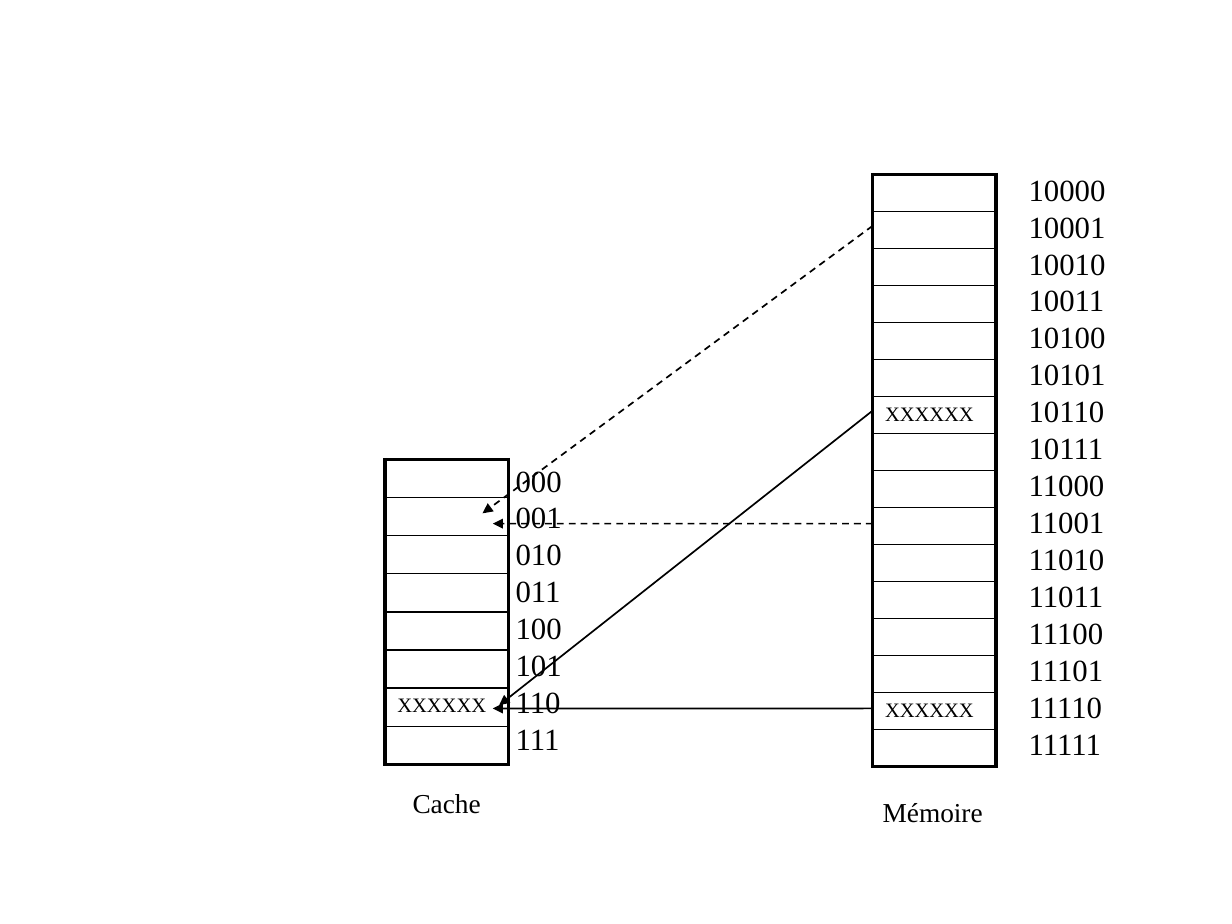
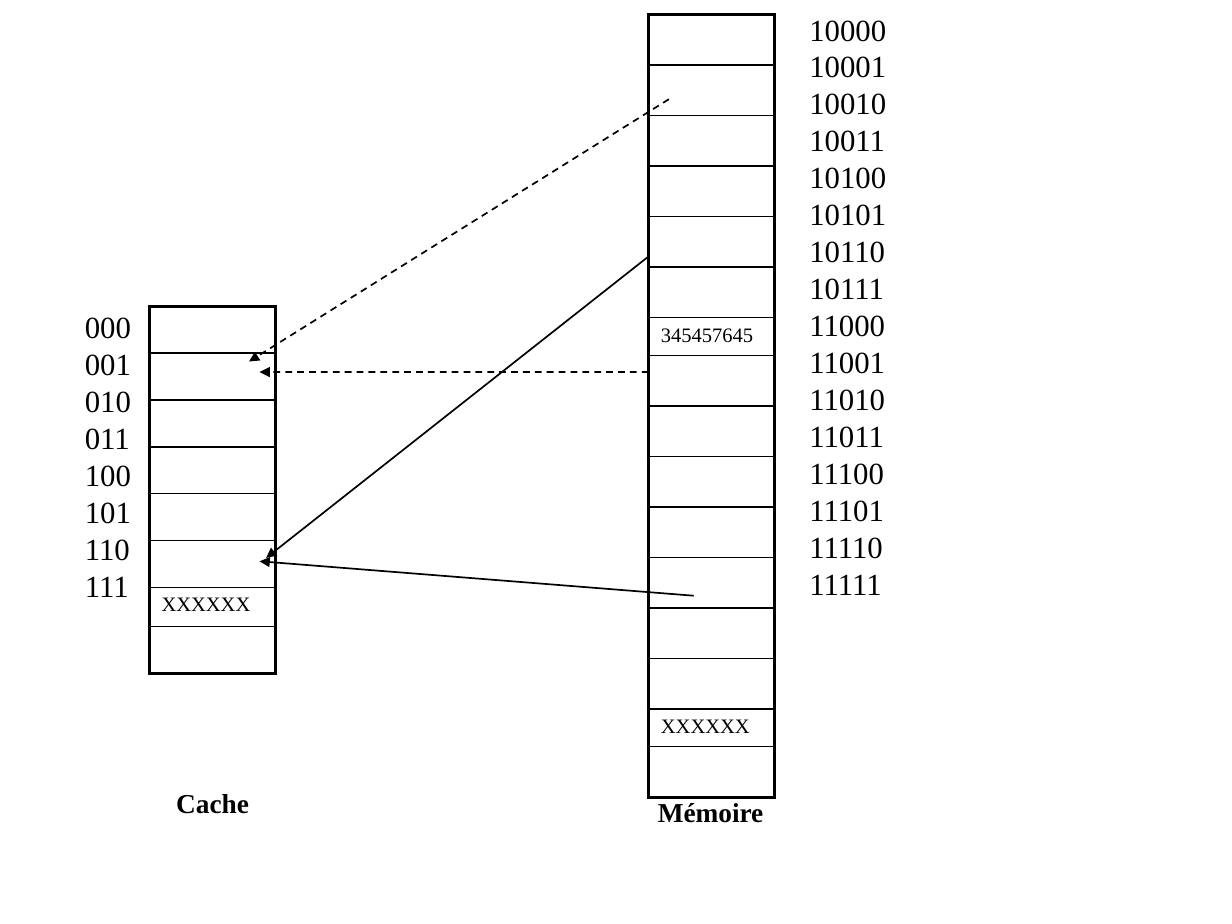
Before and after one commit to hpcharles/Cours-Archi, a slide deck: slide 1 of Slides/02-Cours-Cache/CorrespondanceDirecte/Principes2/Correspondanceadresse.pptx. Drawn at 1232x924 pixels with LibreOffice and Linux fonts; fonts in the diff are those of the drawing. Boxes give left, top, right and bottom in pixels: in the first picture for what was removed or moved away, otherwise in the second. Text is boxed around its words. In the diff, an @@ line names an element or a change of style, - is before the commit and + after.

```diff
--- a/Slides/02-Cours-Cache/CorrespondanceDirecte/Principes2/Correspondanceadresse.pptx
+++ b/Slides/02-Cours-Cache/CorrespondanceDirecte/Principes2/Correspondanceadresse.pptx
@@ table added at box(648, 15, 774, 797), 16 rows, 1 columns @@
+
+
+
+
+
+
+345457645
+
+
+
+
+
+
+
+XXXXXX
+
@@ text "10000": place and size @@
-text "10000" at box(1029, 180, 1106, 755)
+text "10000" at box(809, 20, 886, 595)
@@ arrow moved from (872, 225) - (483, 514) to (669, 100) - (249, 361) @@
@@ table removed at box(872, 175, 995, 766), 16 rows, 1 columns @@
-
-
-
-
-
-
-XXXXXX
-
-
-
-
-
-
-
-XXXXXX
-
@@ arrow moved from (872, 410) - (499, 705) to (648, 256) - (266, 558) @@
@@ text "000": place and size @@
-text "000" at box(516, 468, 562, 750)
+text "000" at box(85, 317, 131, 597)
@@ table at box(149, 307, 275, 620) @@
@@ borders changed @@
@@ table: place and size @@
-table at box(384, 460, 508, 765)
+table at box(149, 307, 275, 620)
@@ arrow moved from (872, 524) - (493, 524) to (648, 372) - (260, 372) @@
@@ arrow moved from (872, 708) - (493, 708) to (694, 596) - (260, 562) @@
@@ text "Cache" at box(176, 794, 249, 814): bold on @@
@@ text "Cache": place and size @@
-text "Cache" at box(413, 794, 481, 814)
+text "Cache" at box(176, 794, 249, 814)
@@ text "Mémoire": place and size @@
-text "Mémoire" at box(883, 803, 983, 823)
+text "Mémoire" at box(658, 803, 764, 823)
@@ text "Mémoire" at box(658, 803, 764, 823): bold on @@
```
Also in this commit, not shown: 53 other files.
